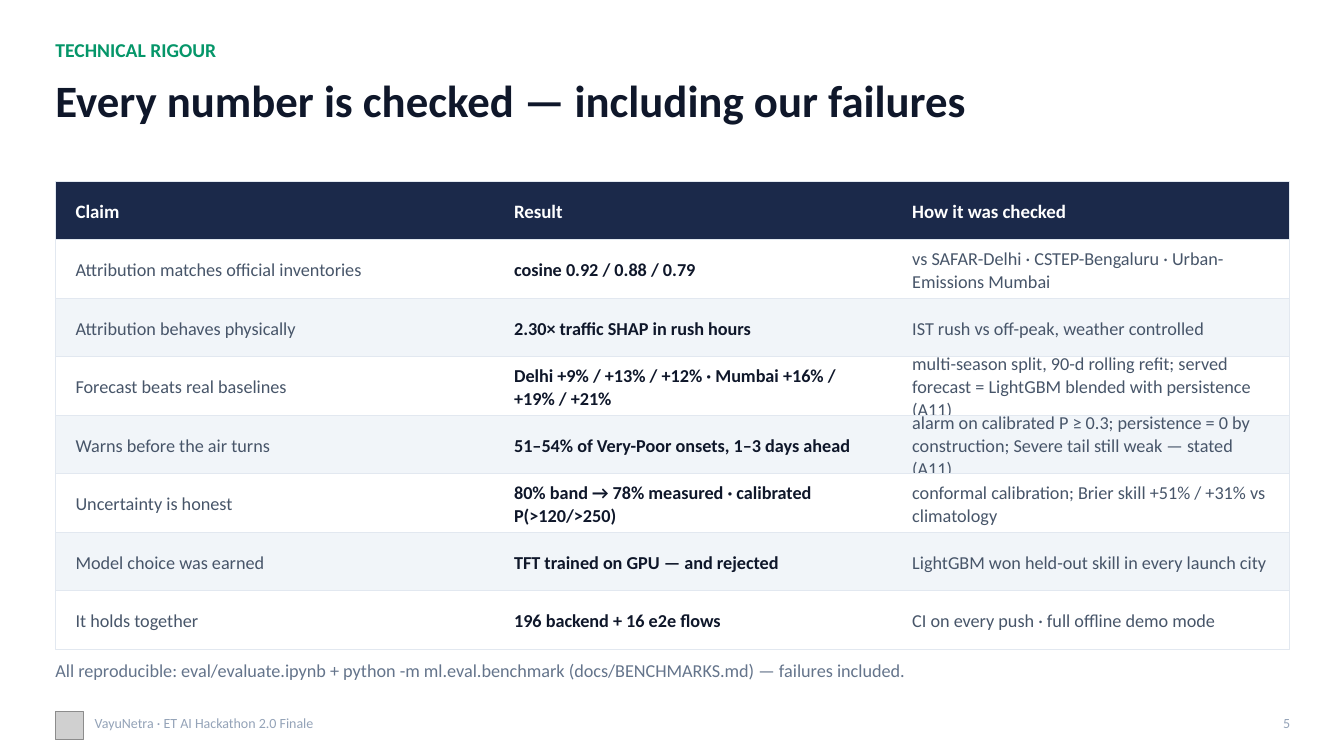
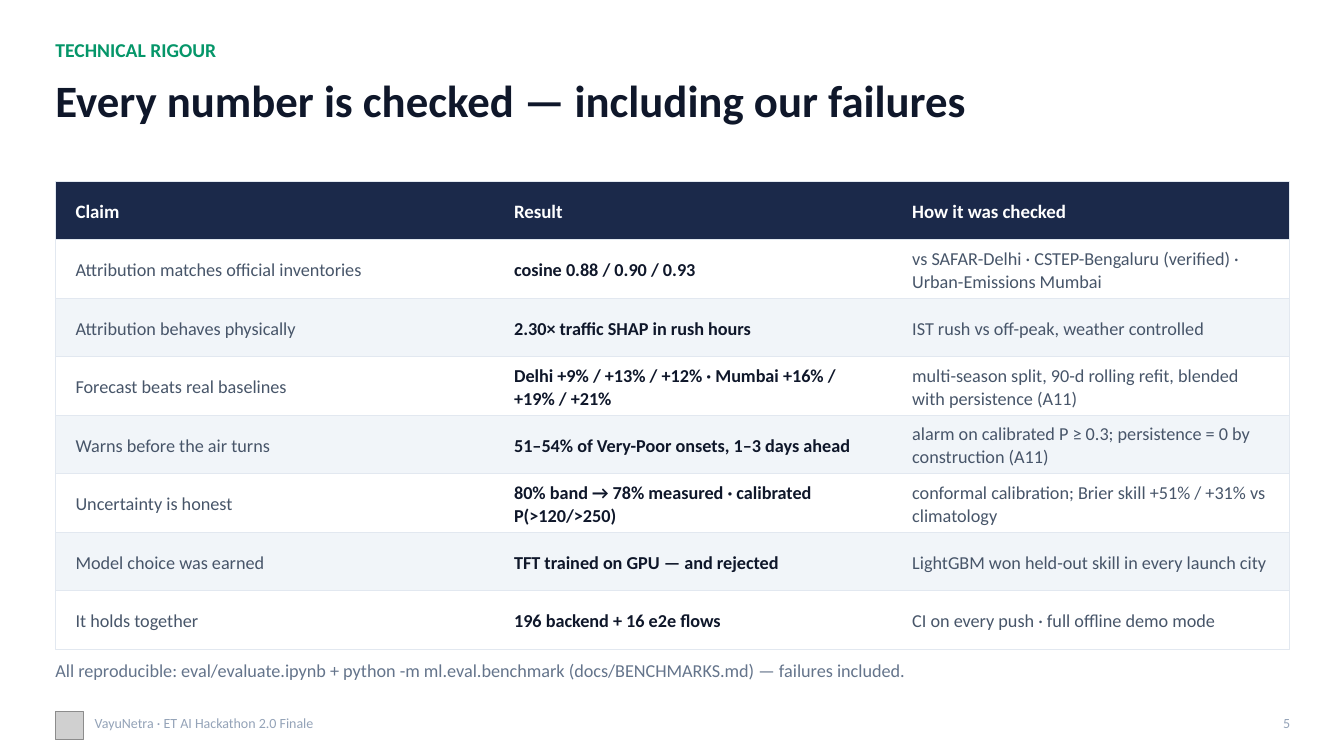
Before and after one commit to omkarrr88/VayuNetra, a slide deck: slide 5 of docs/VayuNetra_Pitch.pptx. Drawn at 1344x756 pixels with LibreOffice and Linux fonts; fonts in the diff are those of the drawing; grey boxes stand for pictures. Boxes give left, top, right and bottom in pixels: in the first picture for what was removed or moved away, otherwise in the second. Text is boxed around its words. In the diff, an @@ line names an element or a change of style, - is before the commit and + after.

```diff
--- a/docs/VayuNetra_Pitch.pptx
+++ b/docs/VayuNetra_Pitch.pptx
@@ text at (514, 263, 695, 276): text changed @@
-cosine 0.92 / 0.88 / 0.79
+cosine 0.88 / 0.90 / 0.93
@@ text at (912, 252, 1230, 288): text changed @@
-vs SAFAR-Delhi · CSTEP-Bengaluru · Urban-Emissions Mumbai
+vs SAFAR-Delhi · CSTEP-Bengaluru (verified) · Urban-Emissions Mumbai
@@ text at (912, 369, 1238, 408): text changed @@
-multi-season split, 90-d rolling refit; served forecast = LightGBM blended with persistence (A11)
+multi-season split, 90-d rolling refit, blended with persistence (A11)
@@ text at (912, 427, 1250, 466): text changed @@
-alarm on calibrated P ≥ 0.3; persistence = 0 by construction; Severe tail still weak — stated (A11)
+alarm on calibrated P ≥ 0.3; persistence = 0 by construction (A11)
```
Also in this commit, not shown: 2 other slides changed, 27 other files.
